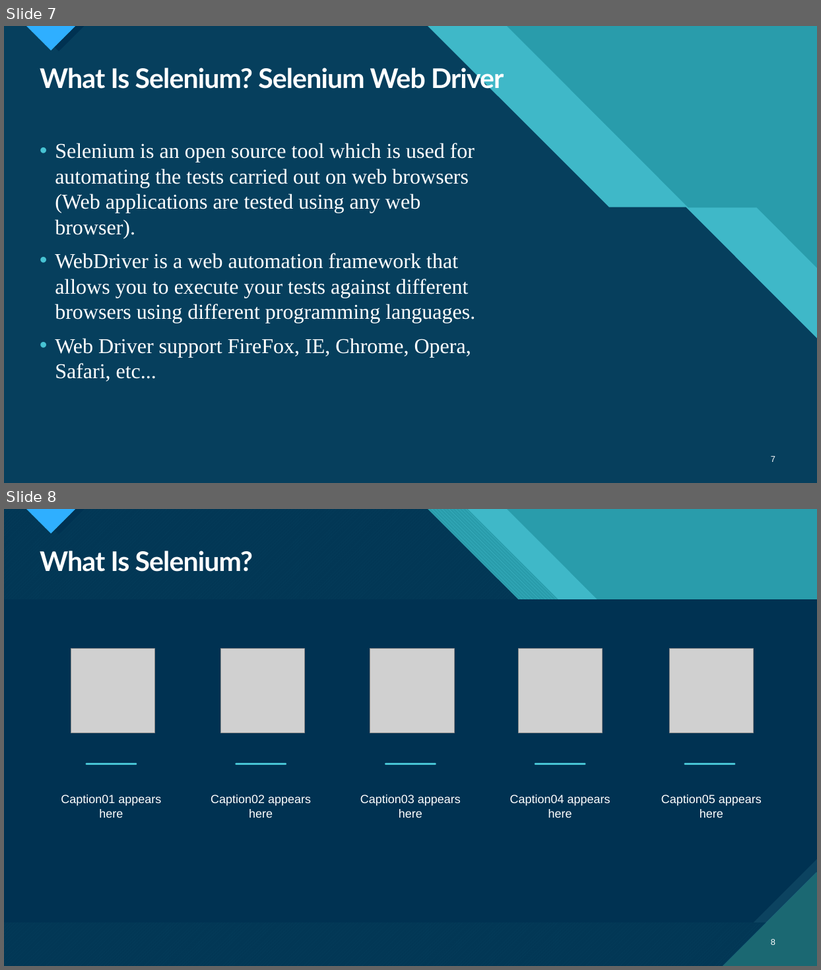
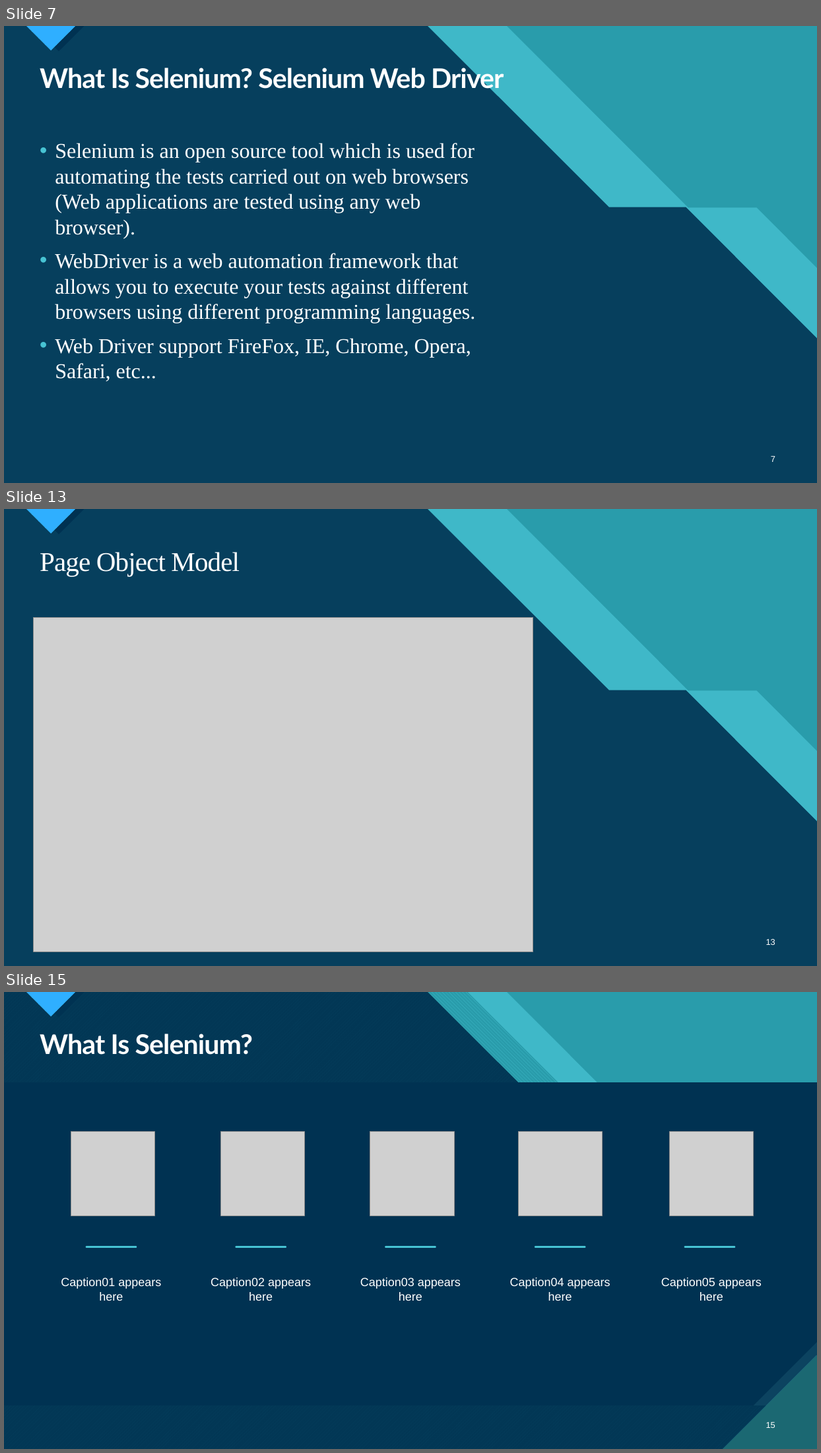
Before and after one commit to ngohungphuc/Presentation, a slide deck: Selenium/Specflow/Web Automation Test with Specflow.pptx. Shown one above the other, each under a label of ours: slides 7 and 8 before the commit, slides 7, 13 and 15 after it; the slides between them are not shown. The pictures are 821x970 and 821x1453 pixels, drawn with LibreOffice and Linux fonts; fonts in the diff are those of the drawing; grey boxes stand for pictures. Boxes give left, top, right and bottom in pixels: in the first picture for what was removed or moved away, otherwise in the second. Text is boxed around its words. In the diff, an @@ line names an element or a change of style, - is before the commit and + after.

```diff
--- a/Selenium/Specflow/Web Automation Test with Specflow.pptx
+++ b/Selenium/Specflow/Web Automation Test with Specflow.pptx
@@ slide 13 added at (4, 509, 817, 966), background #47C3D3; not listed: 14 template elements that a slide beside it also shows @@
@@ title added at (40, 552, 240, 576), 32 pt, text #FFFFFF @@
+Page Object Model
@@ picture added at (34, 618, 533, 953) @@
@@ page number added at (766, 939, 776, 945), 10 pt, text #FFFFFF @@
+13
@@ what was slide 8 is now slide 15 @@
@@ page number at (766, 1422, 776, 1428): text changed @@
-8
+15
```
Also in this commit, not shown: 1 slide changed, 6 other slides added.
